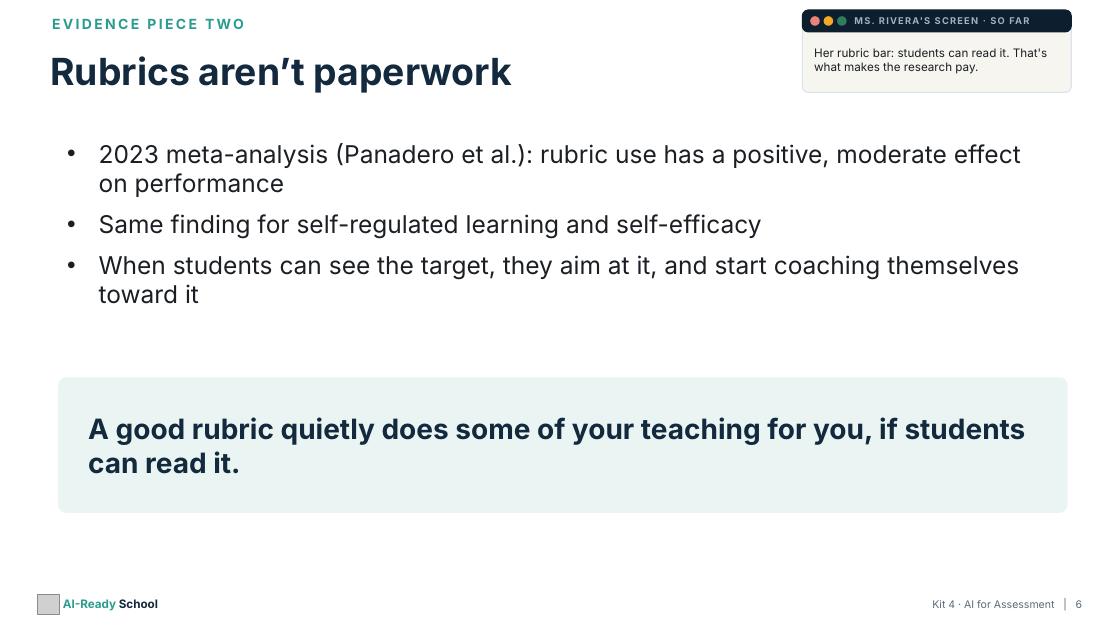
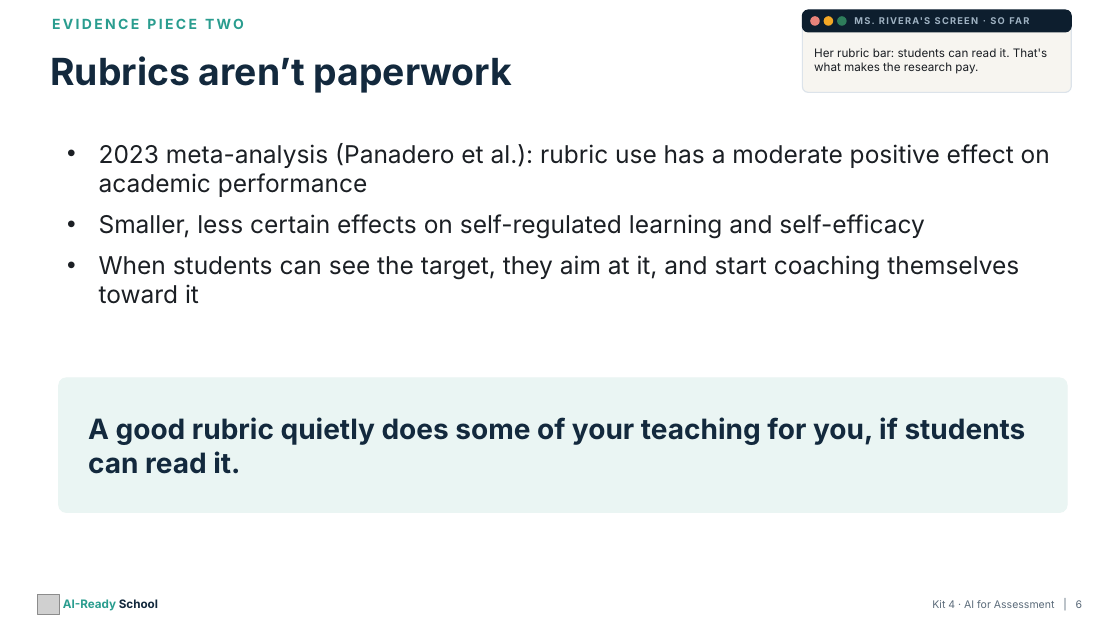
Before and after one commit to aspinozzi1/Ai-School-Ready, a slide deck: slide 6 of kits/kit04/Kit04_PresentationDeck.pptx. Drawn at 1120x630 pixels with LibreOffice and Linux fonts; fonts in the diff are those of the drawing; grey boxes stand for pictures. Boxes give left, top, right and bottom in pixels: in the first picture for what was removed or moved away, otherwise in the second. Text is boxed around its words. In the diff, an @@ line names an element or a change of style, - is before the commit and + after.

```diff
--- a/kits/kit04/Kit04_PresentationDeck.pptx
+++ b/kits/kit04/Kit04_PresentationDeck.pptx
@@ text at [99,143,1050,239]: text changed @@
-• 2023 meta-analysis (Panadero et al.): rubric use has a positive, moderate effect on performance
-• Same finding for self-regulated learning and self-efficacy
+• 2023 meta-analysis (Panadero et al.): rubric use has a moderate positive effect on academic performance
+• Smaller, less certain effects on self-regulated learning and self-efficacy
```
Also in this commit, not shown: 1 other slide changed, 41 other files.
